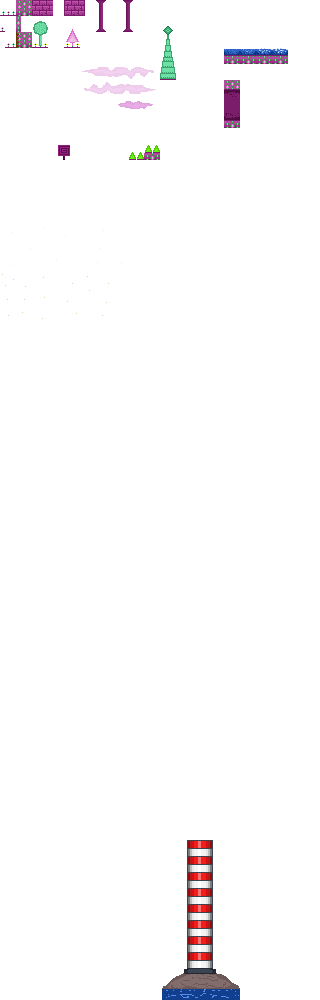
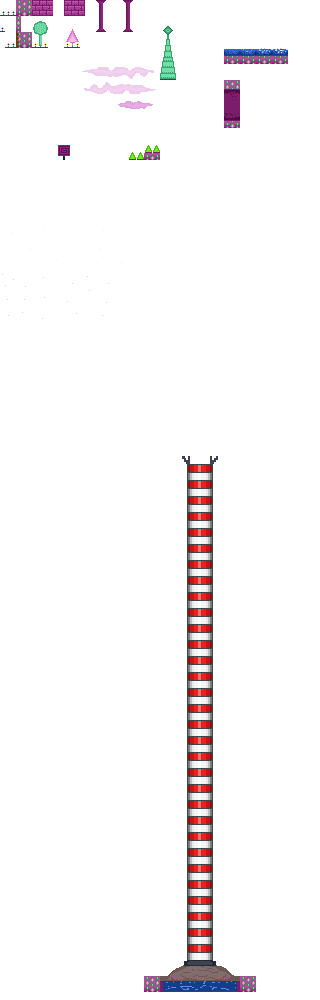
Revision of a layered 320 × 1000 image; what changed, layer by layer:
painted on "tilesheet.png" over [144, 456, 256, 1000]
